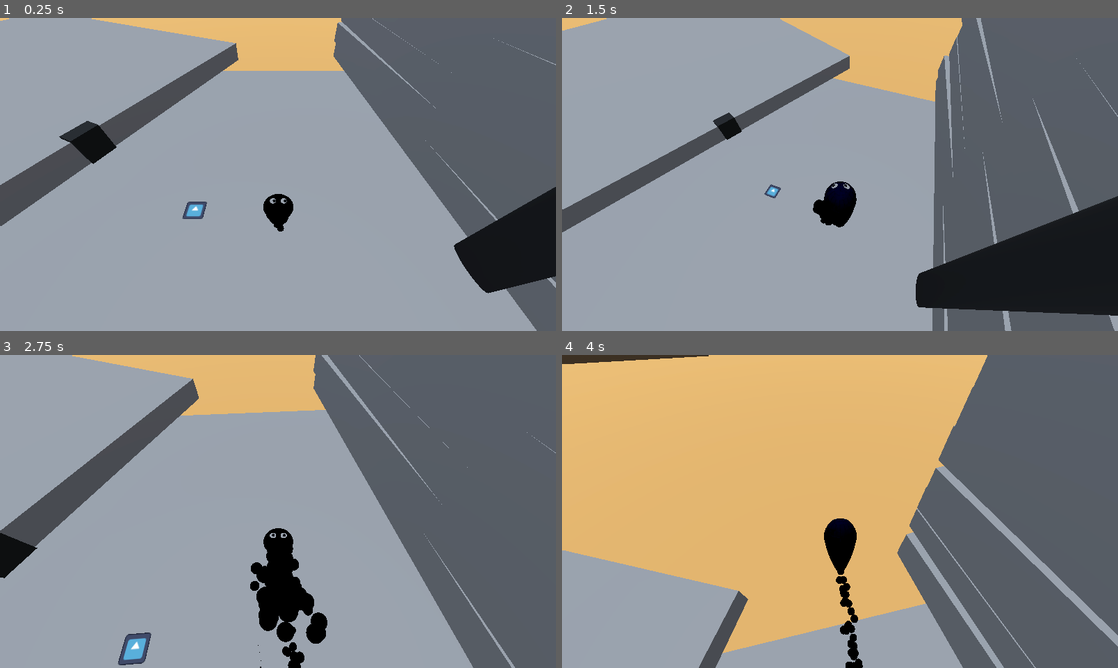
Above: before the commit, frames 1-4 (two rows, left to right).
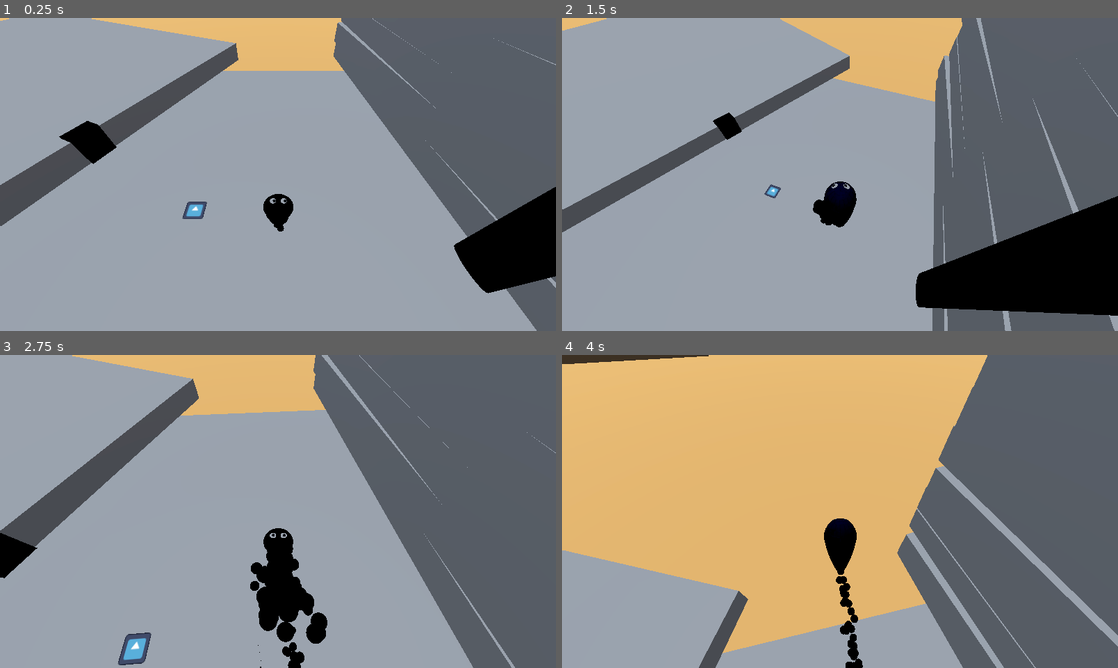
Above: after the commit, the same moments.

Repository: fossinating/trianglegamejam
Game: Godot game, scene res://levels/workshop.tscn
Two runs of this game, one before a commit and one after it. Both use one fixed random seed, a clock stepped at 60 frames per second and the inputs below. The engine's default icon, where the game draws it, is replaced by a stand-in: a white triangle on a blue panel in a dark square.
Inputs (mouse positions are in pixels of both pictures, inside the frame that each line leads up to):
- Up to frame 1 (0.25 s): no input
- Up to frame 2 (1.5 s): tap Enter at 0.5 s; move the mouse to (962, 158) at 0.52 s; hold D (move_right) 0.53-1.28 s; tap Down (cam_down) at 0.6 s; click (962, 158) at 0.67 s; tap Space (jump) at 0.77 s; move the mouse to (812, 174) at 1.27 s; hold W (move_up) from 1.28 s (still down); tap Left (cam_left) at 1.35 s
- Up to frame 3 (2.75 s): keep holding W (move_up); tap Space (jump) at 1.52 s; move the mouse to (289, 505) at 2.02 s; tap Right (cam_right) at 2.1 s
- Up to frame 4 (4 s): keep holding W (move_up); move the mouse to (834, 517) at 2.77 s; tap Up (cam_up) at 2.85 s; tap Space (jump) at 3.02, 3.77 s; move the mouse to (878, 514) at 3.52 s; hold Ctrl (crouch) from 3.53 s (still down)

The runs differ from the first frame. In frame 1, 2.4% of the frame differs, in the area x 10-100%, y 32-86%; in frame 2, 8.8%, in the area x 27-100%, y 30-96%; in frame 3, less than 0.1%; in frame 4, nothing differs.

Commit message:
Add Ink Shader

Diff:
--- a/entities/map elements/inkfall.tscn
+++ b/entities/map elements/inkfall.tscn
@@ -1,12 +1,13 @@
-[gd_scene load_steps=3 format=3 uid="uid://bu7xjkbde0woe"]
+[gd_scene load_steps=4 format=3 uid="uid://bu7xjkbde0woe"]
 
 [ext_resource type="Material" uid="uid://b7l3b6ud7tfxi" path="res://levels/mat_inkfall.tres" id="1_6yvsw"]
+[ext_resource type="Material" uid="uid://b831uoslh0cxu" path="res://levels/mat_inkfall_quantized.tres" id="1_t4dnk"]
 
 [sub_resource type="BoxShape3D" id="BoxShape3D_402rc"]
 size = Vector3(0.25, 9.1, 1)
 
 [node name="Inkfall" type="Area3D"]
-transform = Transform3D(1, 0, 0, 0, 1, 0, 0, 0, 1, 7.589, 9, 1.659)
+transform = Transform3D(1, 0, 0, 0, 1, 0, 0, 0, 1, 0, 8.5, 0)
 collision_layer = 16
 collision_mask = 0
 
@@ -16,6 +17,7 @@
 
 [node name="CSGCombiner3D" type="CSGCombiner3D" parent="."]
 transform = Transform3D(1, 0, 0, 0, 1, 0, 0, 0, 1, 0, -8.5, 0)
+material_override = ExtResource("1_t4dnk")
 
 [node name="CSGCylinder3D" type="CSGCylinder3D" parent="CSGCombiner3D"]
 transform = Transform3D(0.25, 0, 0, 0, 1, 0, 0, 0, 1, 0, 4, 0)
--- a/levels/mat_inkfall.tres
+++ b/levels/mat_inkfall.tres
@@ -1,6 +1,8 @@
 [gd_resource type="StandardMaterial3D" format=3 uid="uid://b7l3b6ud7tfxi"]
 
 [resource]
+diffuse_mode = 3
+specular_mode = 1
 albedo_color = Color(0, 0, 0, 1)
-metallic = 0.5
-metallic_specular = 1.0
+metallic_specular = 0.7
+roughness = 0.1
--- /dev/null
+++ b/levels/mat_inkfall_quantized.tres
@@ -0,0 +1,7 @@
+[gd_resource type="ShaderMaterial" load_steps=2 format=3 uid="uid://b831uoslh0cxu"]
+
+[ext_resource type="Shader" path="res://levels/mat_inkfall_shader.gdshader" id="1_73fif"]
+
+[resource]
+render_priority = 0
+shader = ExtResource("1_73fif")
--- /dev/null
+++ b/levels/mat_inkfall_shader.gdshader
@@ -0,0 +1,56 @@
+shader_type spatial;
+render_mode blend_mix, diffuse_toon, specular_schlick_ggx;
+
+void fragment() {
+	ALBEDO = vec3(0.0, 0.0, 0.0);
+}
+
+float D_GGX(float cos_theta_m, float alpha)
+{
+	float alpha2 = alpha * alpha;
+	float d = 1.0 + (alpha2 - 1.0) * cos_theta_m * cos_theta_m;
+	return alpha2 / (PI * d * d);
+}
+
+float G_GGX_2cos(float cos_theta_m, float alpha)
+{
+float k = 0.5 * alpha;
+return 0.5 / (cos_theta_m * (1.0 - k) + k);
+}
+
+vec3 F0(float metallic, float specular, vec3 albedo)
+{
+	float dielectric = 0.16 * specular * specular;
+	return mix(vec3(dielectric), albedo, vec3(metallic));
+}
+
+
+float SchlickFresnel(float u)
+{
+	float m = 1.0 - u;
+	float m2 = m * m;
+	return m2 * m2 * m;
+}
+
+void light() {
+	float NdotL = max(dot(NORMAL, LIGHT), 0.0);
+	DIFFUSE_LIGHT += step(0.5, clamp(dot(NORMAL, LIGHT), 0.0, 1.0) * ATTENUATION * LIGHT_COLOR);
+
+	vec3 halfway = normalize(VIEW + LIGHT);
+	float NdotH = max(dot(NORMAL, halfway), 0.0);
+	float LdotH = max(dot(LIGHT, halfway), 0.0);
+	float NdotV = max(dot(NORMAL, VIEW), 0.0);
+
+	float alpha_ggx = ROUGHNESS * ROUGHNESS;
+	float D = D_GGX(NdotH, alpha_ggx);
+	float G = G_GGX_2cos(NdotL, alpha_ggx) * G_GGX_2cos(NdotV, alpha_ggx);
+
+	vec3 f0 = F0(METALLIC, SPECULAR_AMOUNT, ALBEDO);
+	float cLdotH5 = SchlickFresnel(LdotH);
+	vec3 F = mix(vec3(cLdotH5), vec3(1.0), f0);
+
+	vec3 specular_brdf_NL = NdotL * D * F * G;
+
+	float specular_blob_intensity = 1.0;
+	SPECULAR_LIGHT += step(0.02, specular_brdf_NL * LIGHT_COLOR * specular_blob_intensity * ATTENUATION);
+}
--- /dev/null
+++ b/levels/mat_test_inkfall.tscn
@@ -0,0 +1,34 @@
+[gd_scene load_steps=5 format=3 uid="uid://chushbrer867t"]
+
+[ext_resource type="Material" uid="uid://b7l3b6ud7tfxi" path="res://levels/mat_inkfall.tres" id="1_v14v2"]
+[ext_resource type="Material" uid="uid://b831uoslh0cxu" path="res://levels/mat_inkfall_quantized.tres" id="2_674mv"]
+
+[sub_resource type="BoxMesh" id="BoxMesh_s7oay"]
+material = ExtResource("1_v14v2")
+
+[sub_resource type="SphereMesh" id="SphereMesh_kuk7x"]
+material = ExtResource("1_v14v2")
+
+[node name="Node3D" type="Node3D"]
+
+[node name="Camera3D" type="Camera3D" parent="."]
+transform = Transform3D(0.999812, 0.0174398, -0.00842938, -0.0161923, 0.991328, 0.13041, 0.0106306, -0.130249, 0.991424, 0, 0.828835, 4.60946)
+
+[node name="MeshInstance3D" type="MeshInstance3D" parent="."]
+transform = Transform3D(0.831518, 0, 0.555498, 0.0126415, 0.999741, -0.018923, -0.555354, 0.0227571, 0.831303, 0, 0, 0)
+mesh = SubResource("BoxMesh_s7oay")
+surface_material_override/0 = ExtResource("2_674mv")
+
+[node name="DirectionalLight3D" type="DirectionalLight3D" parent="."]
+transform = Transform3D(1, 0, 0, 0, -4.37114e-08, 1, 0, -1, -4.37114e-08, 0, 2.73613, 0)
+light_energy = 0.4
+
+[node name="SpotLight3D" type="SpotLight3D" parent="."]
+transform = Transform3D(0.0522166, 0.438622, -0.897153, -0.0254858, 0.898672, 0.437881, 0.998311, 0, 0.0581042, -2.35171, 1.02992, -0.00754881)
+visible = false
+light_energy = 3.586
+
+[node name="MeshInstance3D2" type="MeshInstance3D" parent="."]
+transform = Transform3D(1, 0, 0, 0, 1, 0, 0, 0, 1, -1.40561, 0, 0)
+mesh = SubResource("SphereMesh_kuk7x")
+surface_material_override/0 = ExtResource("2_674mv")
--- a/levels/workshop.tscn
+++ b/levels/workshop.tscn
@@ -124,7 +124,7 @@
 size = Vector3(20.05, 9.5, 20)
 
 [node name="Inkfall" parent="StaticBody3D3" instance=ExtResource("2_1i02o")]
-transform = Transform3D(1, 0, 0, 0, 1, 0, 0, 0, 1, 10.5497, 8.5, -4.01305)
+transform = Transform3D(1, 0, 0, 0, 1, 0, 0, 0, 1, 10.55, 8.5, -4.013)
 
 [node name="StaticBody3D2" type="StaticBody3D" parent="."]
 transform = Transform3D(0.912206, 0, -0.409732, 0, 1, 0, 0.409732, 0, 0.912206, -13.4238, 0.5, -6.65619)
